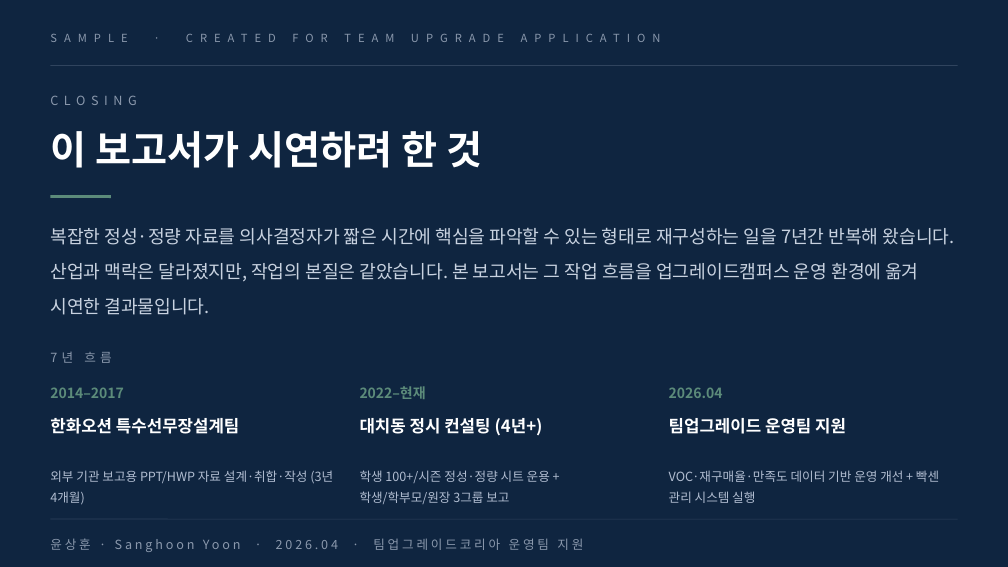
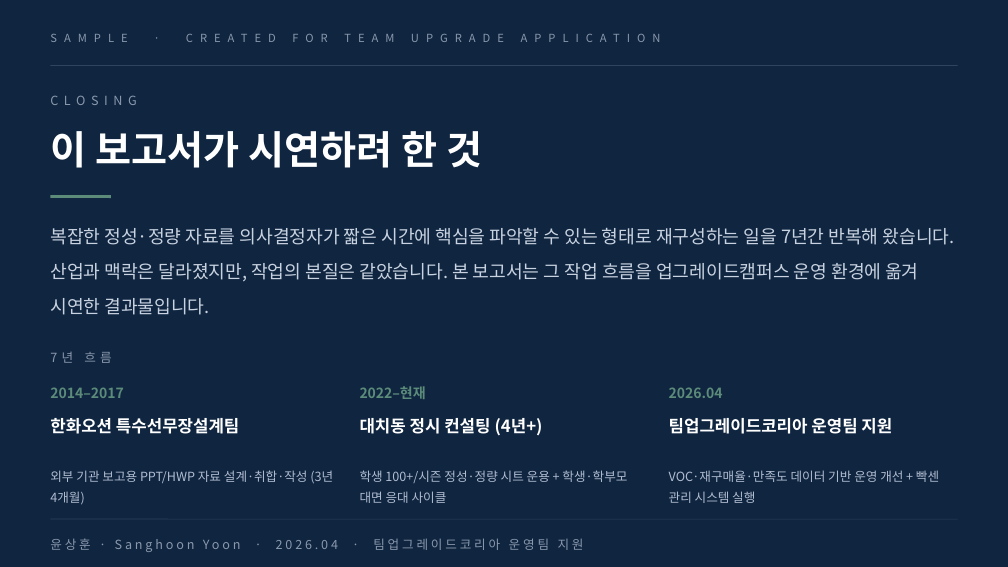
Before and after one commit to hoon7624g-web/TUK, a slide deck: slide 12 of 윤상훈_업그레이드_운영팀_VOC분석보고서.pptx. Drawn at 1008x567 pixels with LibreOffice and Linux fonts; fonts in the diff are those of the drawing. Boxes give left, top, right and bottom in pixels: in the first picture for what was removed or moved away, otherwise in the second. Text is boxed around its words. In the diff, an @@ line names an element or a change of style, - is before the commit and + after.

```diff
--- a/윤상훈_업그레이드_운영팀_VOC분석보고서.pptx
+++ b/윤상훈_업그레이드_운영팀_VOC분석보고서.pptx
@@ text at [669,418,892,434]: text changed @@
-팀업그레이드 운영팀 지원
+팀업그레이드코리아 운영팀 지원
@@ text at [360,470,627,503]: text changed @@
-학생 100+/시즌 정성·정량 시트 운용 + 학생/학부모/원장 3그룹 보고
+학생 100+/시즌 정성·정량 시트 운용 + 학생·학부모 대면 응대 사이클
```
Also in this commit, not shown: 11 other slides changed, 3 other files.
